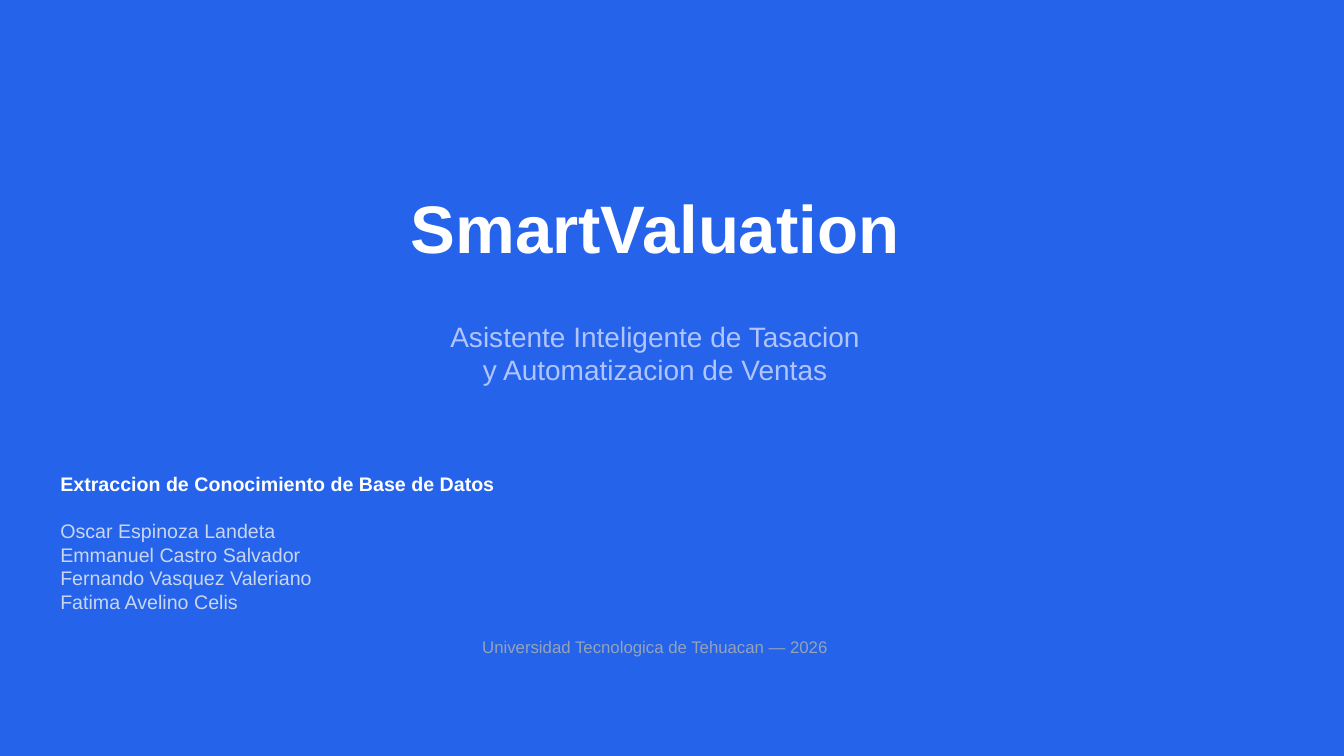
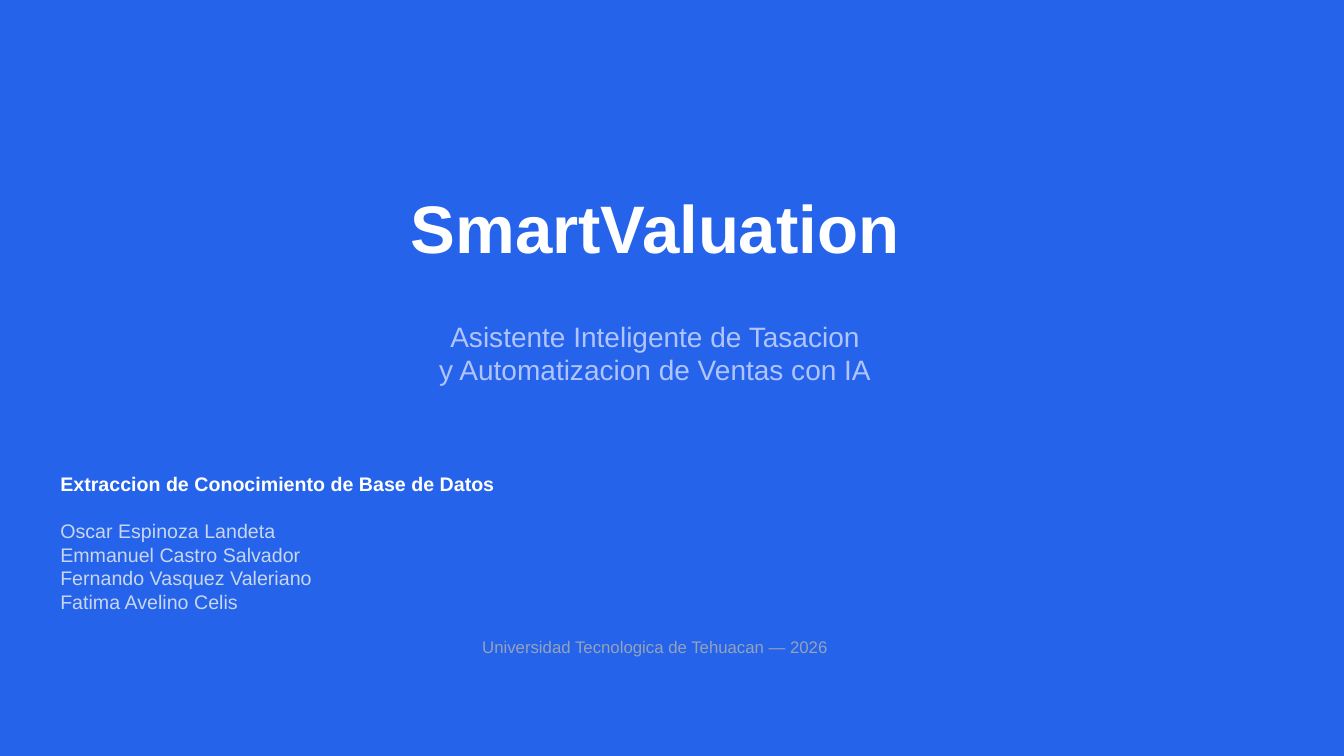
Before and after one commit to OscarEL1/smartvaluation, a slide deck: slide 1 of presentacion/SmartValuation_Presentacion.pptx. Drawn at 1344x756 pixels with LibreOffice and Linux fonts; fonts in the diff are those of the drawing. Boxes give left, top, right and bottom in pixels: in the first picture for what was removed or moved away, otherwise in the second. Text is boxed around its words. In the diff, an @@ line names an element or a change of style, - is before the commit and + after.

```diff
--- a/presentacion/SmartValuation_Presentacion.pptx
+++ b/presentacion/SmartValuation_Presentacion.pptx
@@ text at (439, 359, 870, 385): text changed @@
-y Automatizacion de Ventas
+y Automatizacion de Ventas con IA
```
Also in this commit, not shown: 5 other slides changed, 8 slides added, 2 slides removed, 5 other files.
